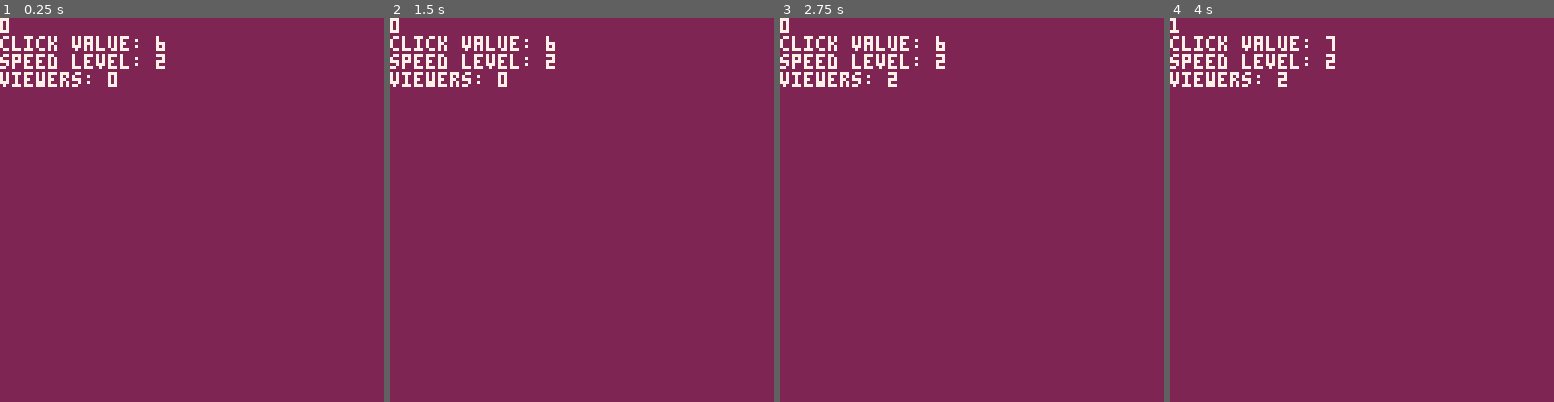
Above: before the commit, frames 1-4 (left to right).
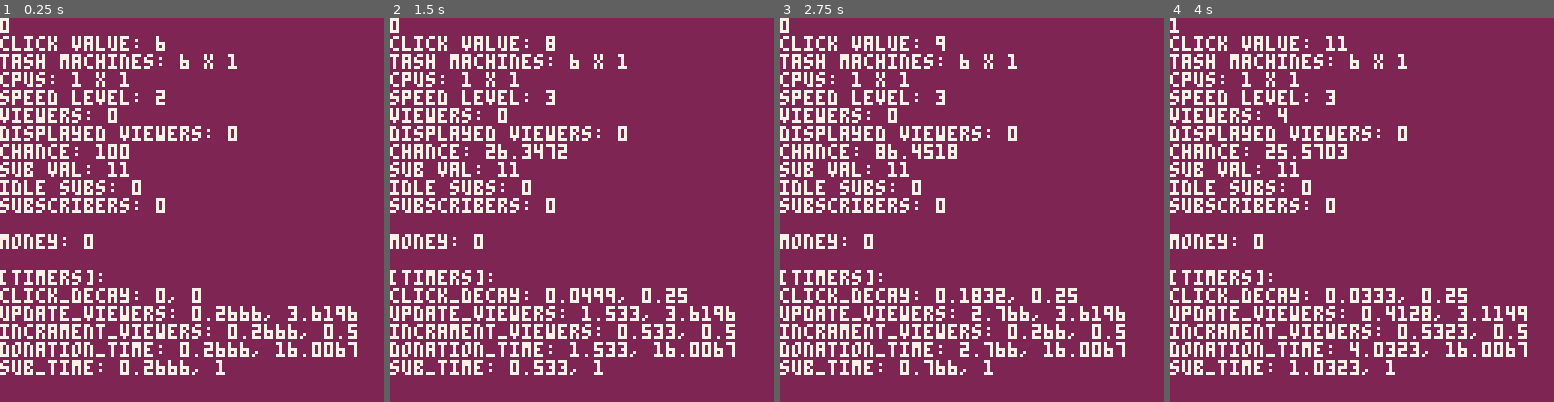
Above: after the commit, the same moments.

Repository: PxPerfectMike/idlejam
Game: PICO-8 cartridge idlejam.p8
Two runs of this game, one before a commit and one after it. Both use one fixed random seed, a clock stepped at 60 frames per second and the inputs below.
Inputs (mouse positions are in pixels of both pictures, inside the frame that each line leads up to):
- Up to frame 1 (0.25 s): no input
- Up to frame 2 (1.5 s): click (670, 121) at 0.67 s; click (436, 267) at 1.22 s
- Up to frame 3 (2.75 s): hold Right 1.6-2.1 s; click (887, 114) at 1.77 s; hold Up 2.15-2.42 s; click (952, 259) at 2.32 s; hold Right from 2.47 s (still down)
- Up to frame 4 (4 s): click (1404, 106) at 2.87 s; release Right at 3.03 s; hold Left 3.08-3.58 s; click (1465, 256) at 3.42 s; hold Down 3.63-3.97 s; click (1231, 102) at 3.97 s

The runs differ from the first frame. In frame 1, 13% of the frame differs, in the area x 0-93%, y 9-93%; in frame 2, 13%; in frame 3, 13%; in frame 4, 13%, in the area x 0-93%, y 4-93%.

Commit message:
working level math prototype

Diff:
--- a/idlejam.p8
+++ b/idlejam.p8
@@ -2,39 +2,45 @@
 version 38
 __lua__
 
-#include main.lua
 #include animation.lua
 #include longNum.lua
+#include timers.lua
 #include idlemath.lua
+#include main.lua
 
 local lmb_pressed = false
 
 local test_level
-local timer = 0
-local base_time = 2
-local rand_time = rnd(1)
 
 function _init()
     -- enable mouse and buttons (0x5f2d, lmb, rmb)
     poke(0x5f2d, 0x1, 0x2)
 
+    timers:add('click_decay', 0, click_decay_interval)
+
+    timers:add('update_viewers', 0, 4, 1)
+    timers:add('incrament_viewers', 0.5, 0.5)
+    timers:add('donation_time', 0, 20, 5)
+    timers:add('sub_time', 0, 1)
+
     test_level = level:new({
-        threshold_count = 20,
-        click_threshold = 3,
-
-        tas_max = 20,
-        tas_benefit = 1,
-
-        viewer_interest = 1,
-        viewer_flux_range = 2
+        click_threshold = 3
     })
-    set_tas_machines(6)
+
+    timers:start('update_viewers')
+    timers:start('donation_time')
+    timers:start('sub_time')
+    tas_machines = 6
+    test_level:find_speed()
+    test_level:find_viewers()
 end
 
 function _update()
+    cls(2)
     local _dt = 1 / stat(7)
-    local update_time = base_time + rand_time
+
     -- basically unity's key_trigger
+
     if stat(34) == 1 and not lmb_pressed then
         test_level:clicked()
         lmb_pressed = true
@@ -45,25 +51,38 @@
 
     test_level:find_speed()
 
-    if timer >= update_time then
+    -- timed function
+    if timers:reached_target('update_viewers') then
         test_level:find_viewers()
-        timer -= update_time
-        -- set the randomized time
-        rand_time = rnd(1)
-    end
-
-    test_level:update(_dt)
-
-    -- update timer
-    timer += _dt
+    end
+
+    test_level:update()
+
+    -- update timers
+    timers:update(_dt)
 end
 
 function _draw()
-    cls(2)
+    --timers:reached_target()
+
     print(stat(34), 0, 0, 7)
-    print('click value: ' .. get_click_val(), 0, 6, 7)
-    print('speed level: ' .. get_speed_level(), 0, 6 * 2, 7)
-    print('viewers: ' .. get_viwers(), 0, 6 * 3, 7)
+    print('click value: ' .. click_val, 0, 6, 7)
+    print('tash machines: ' .. tas_machines .. ' x ' .. test_level.tas_benefit)
+    print('cpus: ' .. cpus .. ' x ' .. test_level.cpu_benefit)
+
+    print('speed level: ' .. speed_level)
+    print('viewers: ' .. curr_viewers)
+    print('displayed viewers: ' .. displayed_viewers)
+    print('chance: ' .. chance)
+    print('sub val: ' .. base_val + idle_sub_buff)
+    print('idle subs: ' .. test_level.idle_subs)
+    print('subscribers: ' .. sub_count)
+    print('\nmoney: ' .. money)
+    print('\n[timers]:')
+    for i = 1, #timers.names do
+        local t_name = timers.names[i]
+        print('' .. t_name .. ': ' .. timers.time[t_name] .. ', ' .. timers.target[t_name])
+    end
 end
 
 __gfx__
--- a/idlemath.lua
+++ b/idlemath.lua
@@ -1,10 +1,9 @@
 -- global variables
 
 -- defined values
-local click_decay = 1 -- how much click_val decays per frame
-local click_decay_interval = 4 -- what fraction of a second does the click decay
-local donations_per_viewer
-local idle_sub_buff -- the buffer for the idle subscriber spot (3)
+local click_decay_interval = 1 / 4 -- what fraction of a second does the click decay happen
+local donations_per_viewer = 5
+local idle_sub_buff = 5 -- the buffer for the idle subscriber spot (3)
 
 -- system variables
 local clicked = false -- if the player has clicked this frame
@@ -12,28 +11,40 @@
 local donation_time --= rnd(time_flux + base_time)
 
 -- counting tracker variables
-local money = 0
+local money = long_num()
 local sub_count = 0
 
 local cpus = 1
 local tas_machines = 0
-function set_tas_machines(num)
-    tas_machines = num
-end
 
 local click_val = 0 -- the current total value from clicking
+
+-- !!!!!!! update these so that they work with long_num
+local curr_viewers = 0
+local displayed_viewers = 0
+
+local speed_level = 0
+
+local chance = 100
+local base_val = 0
+
+local threshold_count = 20 -- how many thresholds there are
 
 -- level class
 level = {
     click_threshold = 0, -- how much click_val for a speed_val
-    threshold_count = 0, -- how many thresholds there are this level
-    cpu_benefit = 0, -- how much the cpu affects the "game play" speed
-    tas_benefit = 0, -- how much base speed is applied
-    tas_max = 0, -- how many tas machines the player can have
-    viewer_interest = 0, -- the multiply for how many viewers this game draws
-    viewer_flux_range = 0, -- the rentention fluxation of this game
+
+    cpu_benefit = 1, -- how much the cpu affects the "game play" speed
+
+    tas_benefit = 1, -- how much base speed is applied
+    tas_max = 10, -- how many tas machines the player can have
+
+    viewer_interest = 1, -- the multiply for how many viewers this game draws per speed level
+    viewer_flux_range = 2, -- the rentention fluxation of this game
+
+    -- idle sub variables (don't modify)
     level_clicked = 0, -- how many time the player clicked in this level
-    idle_sub_chance = 0 -- how likely a subscriber will subscribe while the player is doing nothing
+    idle_subs = 0 -- how many subscribers will subscribe while the player does nothing
 }
 level.__index = level
 
@@ -42,103 +53,84 @@
 end
 
 -- calculating speed
-local speed_level
 function level:find_speed()
     speed_level = flr(click_val / self.click_threshold)
-end
-function get_speed_level()
-    return speed_level
-end
-
--- calculating click val
-function get_click_val()
-    return click_val
 end
 
 function level:clicked()
     click_val += cpus * (1 + self.cpu_benefit)
     -- the max value a click can have
-    local click_max = self.click_threshold * self.threshold_count
+    local click_max = self.click_threshold * 20
     -- base click value
 
     if click_val > click_max then
         click_val = click_max
     end
 
-    clicked = true
+    timers:start('click_decay')
 
     -- calculate idle sub chance
     self.level_clicked += 1
 
     if self.level_clicked == 100 then
-        self.idle_sub_chance += 1
+        self.idle_subs += 1
         self.level_clicked = 0
     end
 end
 
 -- calculating viewers
-local viewer_diff
-local old_viewer
-local curr_viewers = 0
 function level:find_viewers()
-    -- must change slowly
     local base_viewers = flr(speed_level * self.viewer_interest)
-
-    --base_viewers
 
     curr_viewers = flr(rnd(self.viewer_flux_range * 2) - self.viewer_flux_range) + base_viewers
     if (curr_viewers < 0) curr_viewers = 0
 end
 
-function get_viwers()
-    return curr_viewers
-end
-
 -- rolling the chance variable for a percentage of 100
-local chance = 0
 function roll_chance()
     chance = rnd(100)
 end
 
 function level:sub_gain()
     -- how high the click_val must be to gain subscribers idly
-    local idle_sub_spot = base_val + idle_sub_buff
+    local sub_val = base_val + idle_sub_buff
 
-    if speed_level > idle_sub_spot and chance <= 3 then
+    if click_val >= sub_val and chance <= 3 then
         sub_count += 1
-    elseif idle_sub_chance > 0 and chance <= 1 then
+    elseif self.idle_subs > 0 and chance <= 1 then
         sub_count += 1
-        idle_sub_chance -= 1
+        self.idle_subs -= 1
     end
 end
 
-local timer = 0
-local base_val
-function level:update(dt)
-    --[[
-    timer += dt or 0
-    if timer >= donation_time then
-        money += donations_per_viewer * curr_viewers
-        timer = 0
-        donation_time = 20 + flr(rnd(10))
-    end
-    ]]
-
-    timer += 1
-
-    if timer == flr(30 / click_decay_interval) then
-        if not clicked then
-            click_val -= click_decay
-        end
-
-        base_val = (tas_machines <= self.tas_max and tas_machines or tas_max)
-                * self.tas_benefit
-
-        if click_val < base_val then
-            click_val = base_val
-        end
-        timer = 0
+function level:update()
+    if timers:reached_target('sub_time') then
+        self:sub_gain()
+        roll_chance()
+        money = money + sub_count
     end
 
-    clicked = false
+    if timers:reached_target('incrament_viewers') then
+        if displayed_viewers > curr_viewers then
+            displayed_viewers -= 1
+        elseif displayed_viewers < curr_viewers then
+            displayed_viewers += 1
+        end
+    end
+
+    if timers:reached_target('donation_time') then
+        money = money + donations_per_viewer * curr_viewers
+    end
+
+    if timers:reached_target('click_decay') and not clicked then
+        click_val -= 1
+    end
+
+    base_val = (tas_machines <= self.tas_max and tas_machines or tas_max)
+            * self.tas_benefit
+
+    if click_val < base_val then
+        click_val = base_val
+        timers:stop('click_decay')
+    end
 end
--- a/longNum.lua
+++ b/longNum.lua
@@ -272,6 +272,13 @@
         end
     end
 
+    while carry > 0 do
+        -- record the value
+        result = carry % 10 .. result
+        -- find the carry over
+        carry = flr(carry / 10)
+    end
+
     if not greater.positive then result = '-' .. result end
 
     return long_num(result)
@@ -357,8 +364,29 @@
 end
 
 -- floors a long num
-function long_flr(a)
-    -- check that a is a long num
+function long_flr(num)
+    -- check that num is a long num
+
+    if num.decimal == 0 then
+        return num
+    end
+
+    local v = {}
+
+    for i = 1, num.decimal - 1 do
+        add(v, num.values[i])
+    end
+
+    local result = {
+        values = v,
+        decimal = 0,
+        positive = num.positive
+    }
+
+    -- set the meta table for long numbers to the result
+    setmetatable(result, _long_num)
+
+    return result
 end
 
 --[[
--- /dev/null
+++ b/timers.lua
@@ -0,0 +1,107 @@
+local timers = {
+    names = {},
+    time = {},
+    target = {},
+    base_reset = {},
+    rnd_reset = {}
+}
+
+function timers:add(name, target, base_reset, rnd_reset)
+    if name and target and type(name) == 'string' and type(target) == 'number' then
+        add(self.names, name)
+        self.time[name] = 0
+        self.target[name] = target
+
+        if base_reset and type(base_reset) == 'number' then
+            self.base_reset[name] = base_reset
+        else
+            self.base_reset[name] = 0
+        end
+
+        if rnd_reset and type(rnd_reset) == 'number' then
+            self.rnd_reset[name] = rnd_reset
+        else
+            self.rnd_reset[name] = 0
+        end
+
+        return true
+    end
+
+    return false
+end
+
+function timers:set_time(name, time)
+    if name and time and type(name) == 'string' and self.time[name] and type(time) == 'number' then
+        self.time[name] = time
+    end
+end
+
+function timers:get_time(name)
+    if name and type(name) == 'string' and self.time[name] then
+        return self.time[name]
+    end
+    return nil
+end
+
+function timers:start(name, time)
+    if name and type(name) == 'string' and self.time[name] then
+        self.time[name] = 0
+        if time and type(time) == 'number' then
+            self.target[name] = time
+        else
+            local rnd_reset = self.rnd_reset[name]
+            self.target[name] = self.base_reset[name] + rnd(rnd_reset * 2) - rnd_reset
+        end
+    end
+end
+
+function timers:stop(name)
+    if name and type(name) == 'string' and self.time[name] then
+        self.target[name] = 0
+    end
+end
+
+-- set the timer's loop interval
+function timers:set_loop(name, time, time_flux)
+    if name and time and type(name) == 'string' and self.time[name] and type(time) == 'number' then
+        self.base_reset[name] = time
+
+        if time_flux and type(time_flux) == 'number' then
+            self.rnd_reset[name] = time_flux
+        else
+            self.rnd_reset[name] = 0
+        end
+    end
+end
+
+-- if the timer as reached it's targeted time
+function timers:reached_target(name)
+    if name and type(name) == 'string' and self.time[name] and self.target[name] != 0 then
+        return self.time[name] >= self.target[name]
+    end
+    return nil
+end
+
+function timers:is_active(name)
+    if name and type(name) == 'string' and self.time[name] then
+        return self.target[name] != 0
+    end
+    return nil
+end
+
+function timers:update(dt)
+    for i = 1, #self.names do
+        -- get the name of the timer to evaluate
+        local name = self.names[i]
+
+        if self.target[name] != 0 and self.time[name] >= self.target[name] then
+            -- move the timer back by the appropriate ammount
+            self.time[name] -= self.target[name]
+            local rnd_reset = self.rnd_reset[name]
+            -- set a new target time
+            self.target[name] = self.base_reset[name] + rnd(rnd_reset * 2) - rnd_reset
+        end
+
+        if (self.target[name] != 0) self.time[name] += dt
+    end
+end
